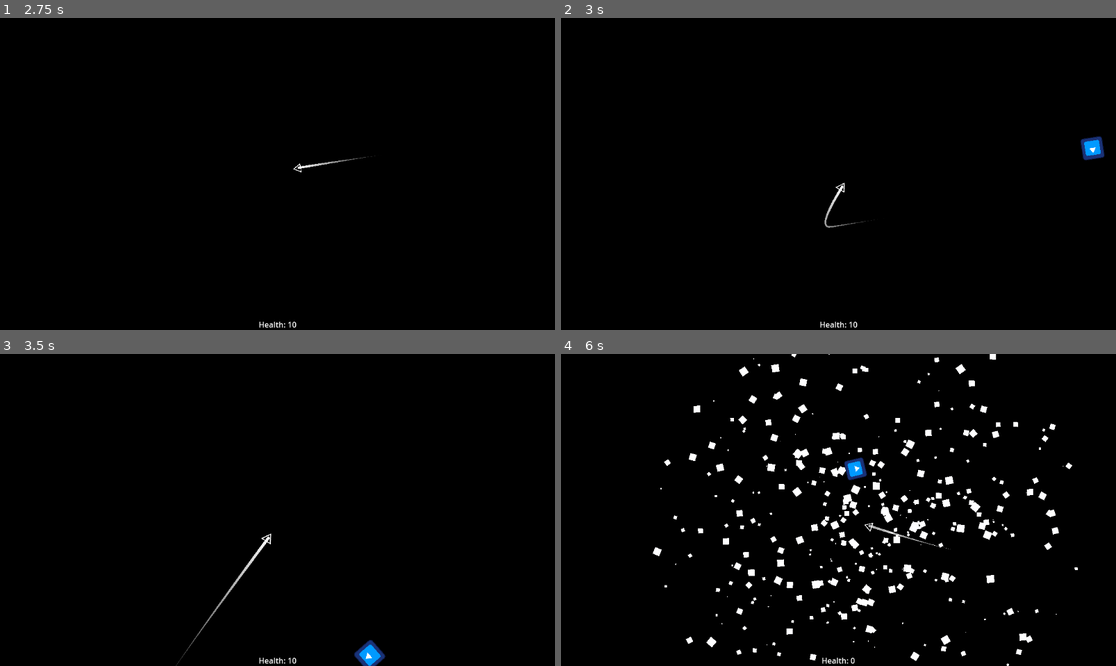
Above: before the commit, frames 1-4 (two rows, left to right).
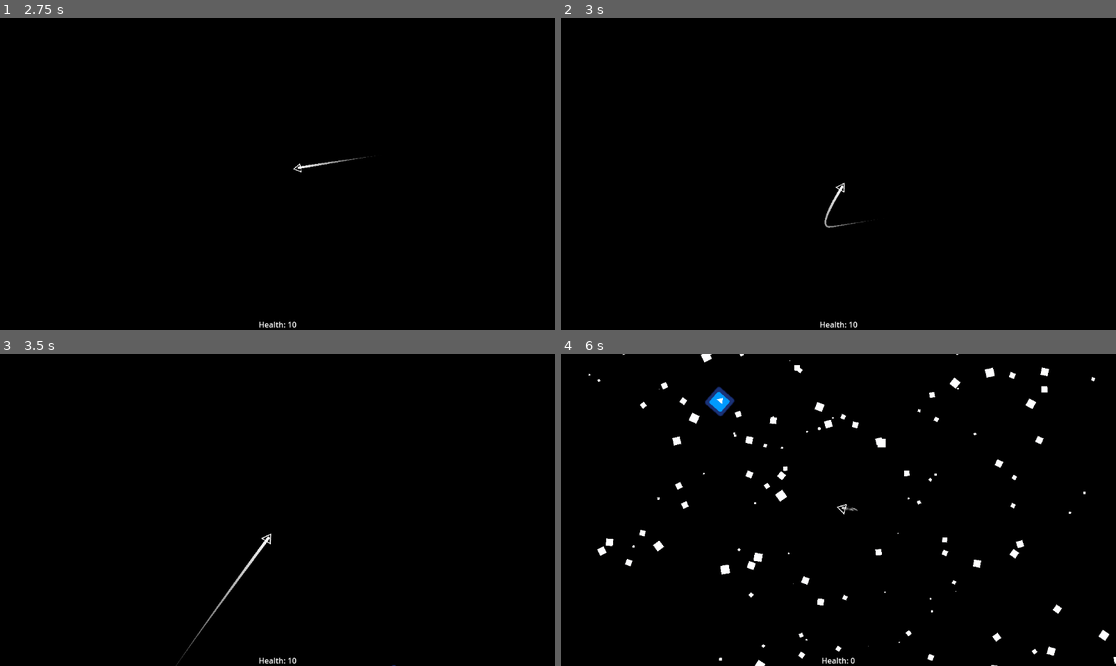
Above: after the commit, the same moments.

Repository: HazarBakir/void_blade
Game: Godot game, scene res://Scenes/main_menu.tscn
Same seed, same stepped clock (60 frames per second), same inputs: the game is played once before the commit and once after it. The engine's default icon, where the game draws it, is replaced by a stand-in: a white triangle on a blue panel in a dark square.
Inputs (mouse positions are in pixels of both pictures, inside the frame that each line leads up to):
- Up to frame 1 (2.75 s): click "Play" at 0.5 s; move the mouse to (399, 158) at 1.27 s; press the mouse at (399, 158) at 1.28 s; move the mouse to (166, 189) at 2.02 s; release the mouse at (166, 189) at 2.03 s; click (166, 189) at 2.1 s
- Up to frame 2 (3 s): move the mouse to (894, 105) at 2.77 s; press the mouse at (894, 105) at 2.78 s
- Up to frame 3 (3.5 s): no input
- Up to frame 4 (6 s): move the mouse to (810, 572) at 3.52 s; release the mouse at (810, 572) at 3.53 s; click (810, 572) at 3.6 s; move the mouse to (1005, 556) at 4.27 s; press the mouse at (1005, 556) at 4.28 s; move the mouse to (672, 463) at 5.02 s; release the mouse at (672, 463) at 5.03 s; click (672, 463) at 5.1 s; move the mouse to (866, 510) at 5.77 s; press the mouse at (866, 510) at 5.78 s

Frame 1 is identical in both runs. In frame 2, 0.3% of the frame differs, in the area x 93-98%, y 37-46%; in frame 3, 0.3%; in frame 4, 6.9%, in the area x 4-100%, y 0-100%.

Commit message:
refactor enemy_spawner file

Diff:
--- a/Scripts/Enemy/enemy_spawner.gd
+++ b/Scripts/Enemy/enemy_spawner.gd
@@ -1,38 +1,71 @@
 extends Node2D
 
-@onready var enemy = preload("res://Scenes/enemy_lvl_1_ranger.tscn")
 @onready var spawn_timer: Timer = $Timer
-var min_spawn_time = 2.0
-var max_spawn_time = 5.0
+@onready var enemies_container: Node = get_tree().current_scene.get_node("enemies")
 
-func _ready():
-		spawn_timer.one_shot = true
-		start_random_spawn_timer()
+const ENEMY_SCENE = preload("res://Scenes/enemy_lvl_1_ranger.tscn")
+const MIN_SPAWN_TIME: float = 2.0
+const MAX_SPAWN_TIME: float = 5.0
+const SPAWN_OFFSET_RANGE: float = 150.0
 
-func start_random_spawn_timer():
-	var random_time = randf_range(min_spawn_time, max_spawn_time)
+func _ready() -> void:
+	_setup_spawn_timer()
+
+func _setup_spawn_timer() -> void:
+	spawn_timer.one_shot = true
+	_start_random_spawn_timer()
+
+func _start_random_spawn_timer() -> void:
+	var random_time = randf_range(MIN_SPAWN_TIME, MAX_SPAWN_TIME)
 	spawn_timer.wait_time = random_time
 	spawn_timer.start()
 
+func _spawn_enemy() -> void:
+	if not _can_spawn():
+		return
+
+	var enemy_instance = _create_enemy_instance()
+	if enemy_instance == null:
+		return
+
+	_position_enemy(enemy_instance)
+	_add_enemy_to_scene(enemy_instance)
+	_start_random_spawn_timer()
+
+func _can_spawn() -> bool:
+	return PlayerStats.is_alive() and _is_enemies_container_valid()
+
+func _is_enemies_container_valid() -> bool:
+	return enemies_container != null and is_instance_valid(enemies_container)
+
+func _create_enemy_instance() -> Node:
+	if ENEMY_SCENE == null:
+		push_error("Enemy scene failed to preload")
+		return null
+
+	var enemy_instance = ENEMY_SCENE.instantiate()
+	if enemy_instance == null:
+		push_error("Failed to instantiate enemy")
+		return null
+
+	return enemy_instance
+
+func _position_enemy(enemy_instance: Node) -> void:
+	enemy_instance.position = position + _get_random_offset()
+
+func _get_random_offset() -> Vector2:
+	return Vector2(
+		randf_range(-SPAWN_OFFSET_RANGE, SPAWN_OFFSET_RANGE),
+		randf_range(-SPAWN_OFFSET_RANGE, SPAWN_OFFSET_RANGE)
+	)
+
+func _add_enemy_to_scene(enemy_instance: Node) -> void:
+	if not _is_enemies_container_valid():
+		push_error("Enemies container is not available")
+		enemy_instance.queue_free()
+		return
+
+	enemies_container.add_child(enemy_instance)
+
 func _on_timer_timeout() -> void:
-	if PlayerStats.is_alive():
-		if enemy == null:
-			print("Error: Enemy scene failed to preload")
-			return
-
-		var entity = enemy.instantiate()
-		if entity == null:
-			print("Error: Failed to instantiate enemy")
-			return
-
-		entity.position = position
-
-		var random_offset = Vector2(randf_range(-150, 150), randf_range(-150, 150))
-		entity.position += random_offset
-
-		var enemies_node = get_tree().current_scene.get_node("enemies")
-		if enemies_node:
-			enemies_node.add_child(entity)
-			start_random_spawn_timer()
-		else:
-			print("enemies node is null")
+	_spawn_enemy()
